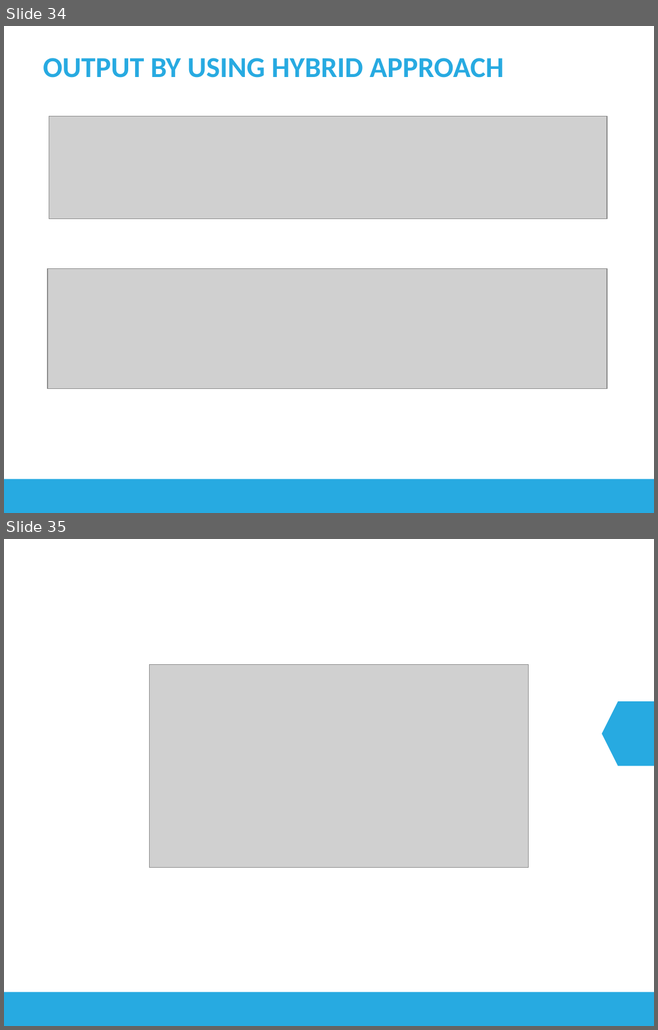
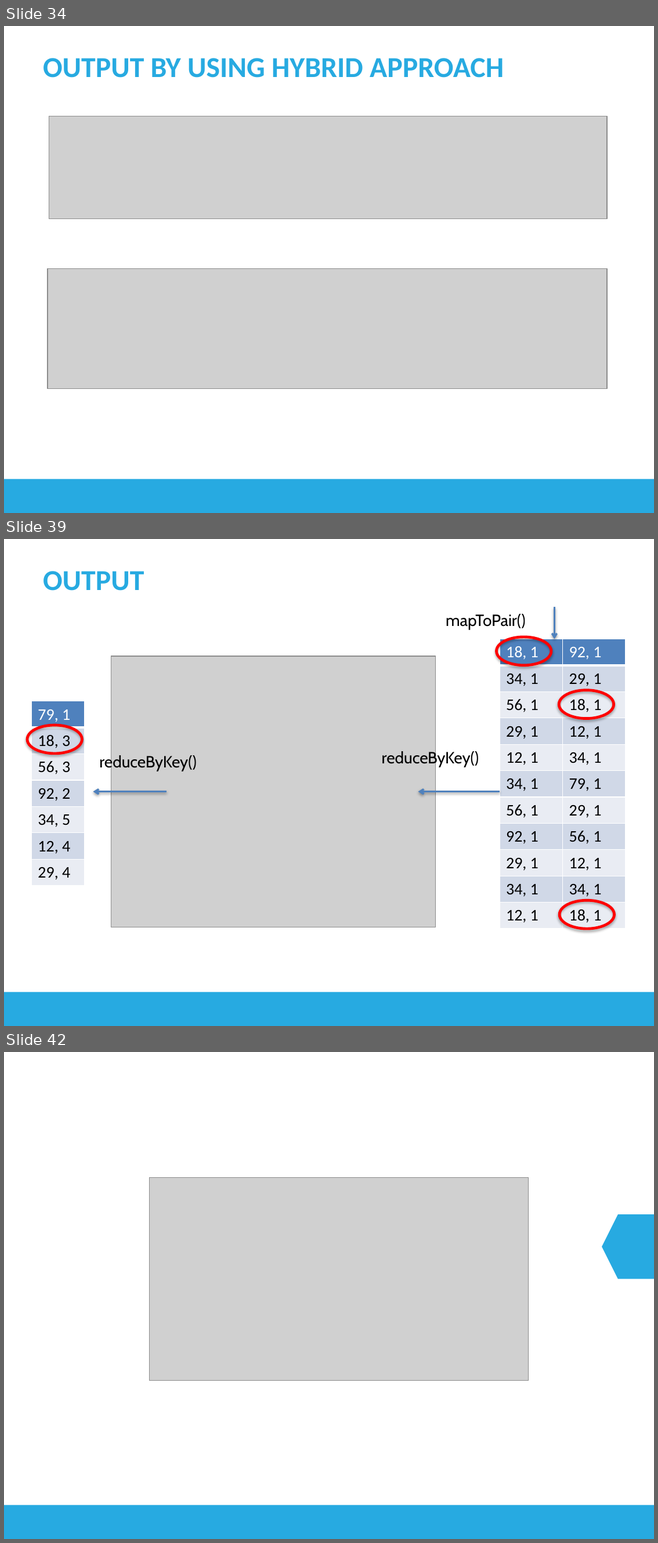
Before and after one commit to longhuynh/BigData, a slide deck: docs/Presentation.pptx. Shown one above the other, each under a label of ours: slides 34 and 35 before the commit, slides 34, 39 and 42 after it; the slides between them are not shown. The pictures are 658x1030 and 658x1543 pixels, drawn with LibreOffice and Linux fonts; fonts in the diff are those of the drawing; grey boxes stand for pictures. Boxes give left, top, right and bottom in pixels: in the first picture for what was removed or moved away, otherwise in the second. Text is boxed around its words. In the diff, an @@ line names an element or a change of style, - is before the commit and + after.

```diff
--- a/docs/Presentation.pptx
+++ b/docs/Presentation.pptx
@@ slide 39 added at <box>4,539,654,1026</box>, background #FFFFFF; not listed: 1 template element that a slide beside it also shows @@
@@ title added at <box>43,571,144,591</box>, 32 pt, text #27AAE1, bold @@
+OUTPUT
@@ arrow added from (554, 607) to (554, 639), #4F81BD 2 pt @@
@@ text added at <box>445,614,525,630</box>, 18 pt, text #000000 @@
+mapToPair()
@@ ellipse added at <box>496,637,551,665</box>, outline #FF0000 3 pt @@
@@ table added at <box>499,639,625,929</box>, 11 rows, 2 columns @@
+18, 1 | 92, 1
+34, 1 | 29, 1
+56, 1 | 18, 1
+29, 1 | 12, 1
+12, 1 | 34, 1
+34, 1 | 79, 1
+56, 1 | 29, 1
+92, 1 | 56, 1
+29, 1 | 12, 1
+34, 1 | 34, 1
+12, 1 | 18, 1
@@ picture added at <box>111,656,436,927</box> @@
@@ ellipse added at <box>558,690,614,719</box>, outline #FF0000 3 pt @@
@@ table added at <box>31,701,85,886</box>, 7 rows, 1 columns @@
+79, 1
+18, 3
+56, 3
+92, 2
+34, 5
+12, 4
+29, 4
@@ ellipse added at <box>27,725,82,754</box>, outline #FF0000 3 pt @@
@@ text added at <box>99,754,197,771</box>, 18 pt, text #000000 @@
+reduceByKey()
@@ text added at <box>382,750,479,768</box>, 18 pt, text #000000 @@
+reduceByKey()
@@ arrow added from (166, 792) to (93, 792), #4F81BD 2 pt @@
@@ arrow added from (499, 792) to (418, 792), #4F81BD 2 pt @@
@@ ellipse added at <box>560,900,614,929</box>, outline #FF0000 3 pt @@
@@ what was slide 35 is now slide 42 @@
```
Also in this commit, not shown: 1 slide changed, 6 other slides added.
